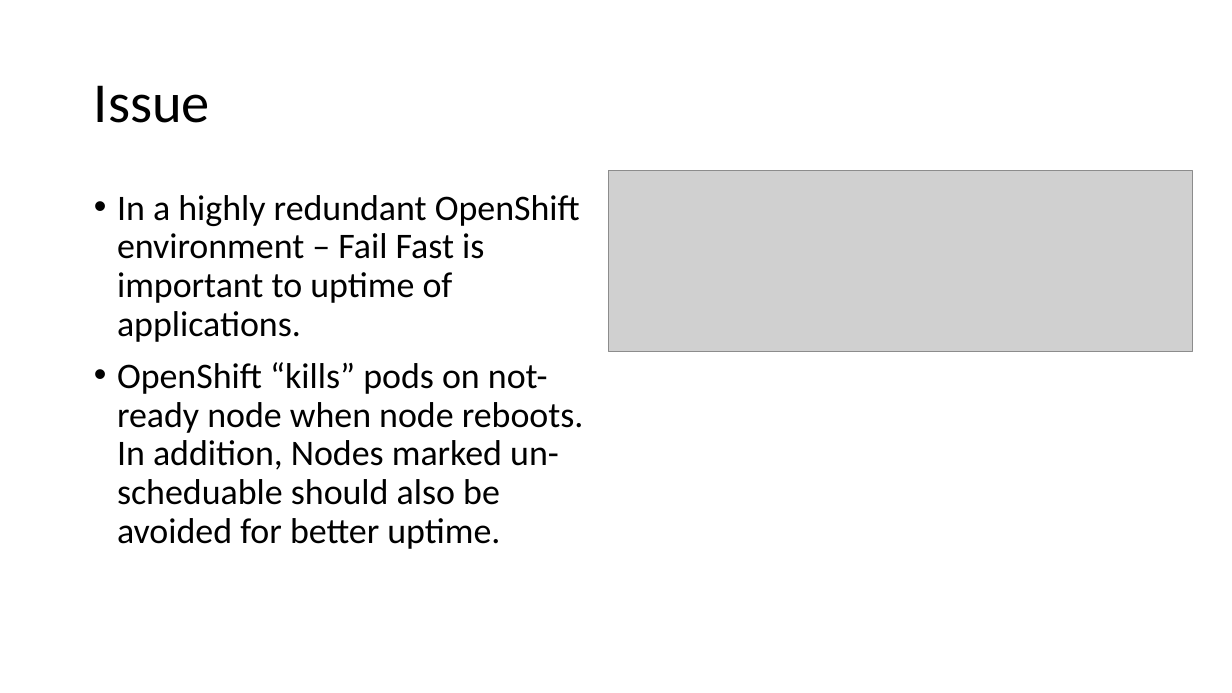
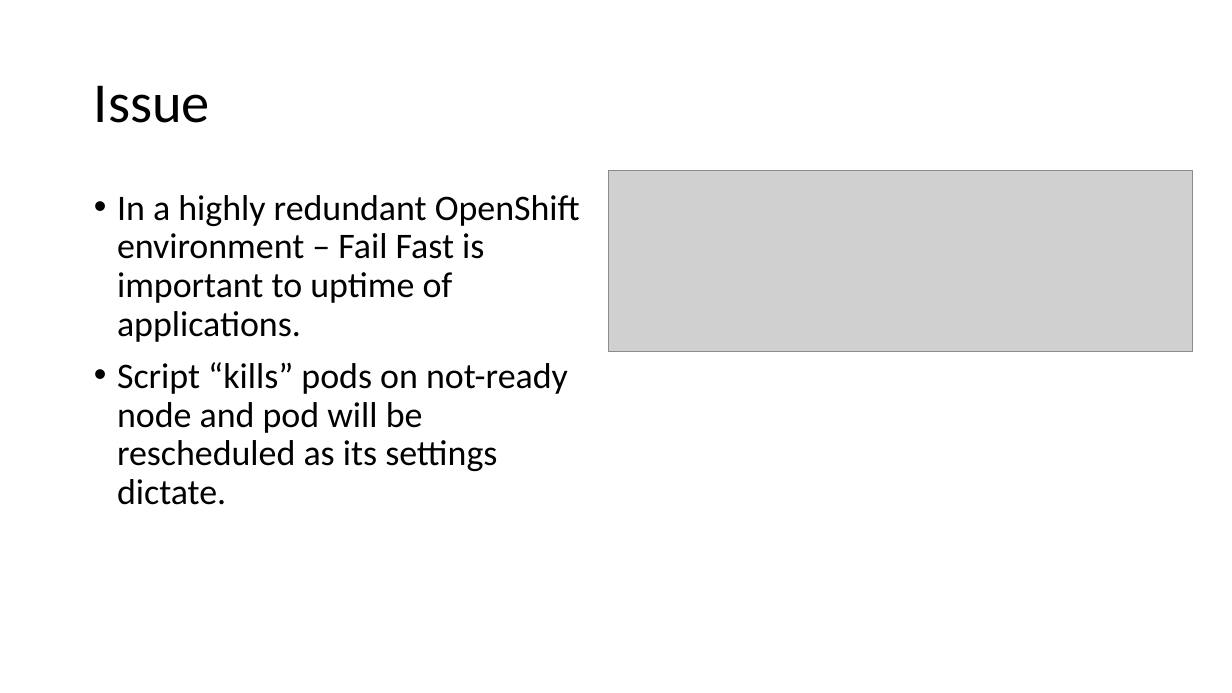
Before and after one commit to RHsyseng/podsupervisor, a slide deck: slide 2 of doc/podsupervisor.pptx. Drawn at 1232x693 pixels with LibreOffice and Linux fonts; fonts in the diff are those of the drawing; grey boxes stand for pictures. Boxes give left, top, right and bottom in pixels: in the first picture for what was removed or moved away, otherwise in the second. Text is boxed around its words. In the diff, an @@ line names an element or a change of style, - is before the commit and + after.

```diff
--- a/doc/podsupervisor.pptx
+++ b/doc/podsupervisor.pptx
@@ text at bbox=[117, 362, 568, 505]: text changed @@
-• OpenShift “kills” pods on not-ready node when node reboots. In addition, Nodes marked un-scheduable should also be avoided for better uptime.
+• Script “kills” pods on not-ready node and pod will be rescheduled as its settings dictate.
```
Also in this commit, not shown: 4 other slides changed, 1 slide removed, 10 other files.
